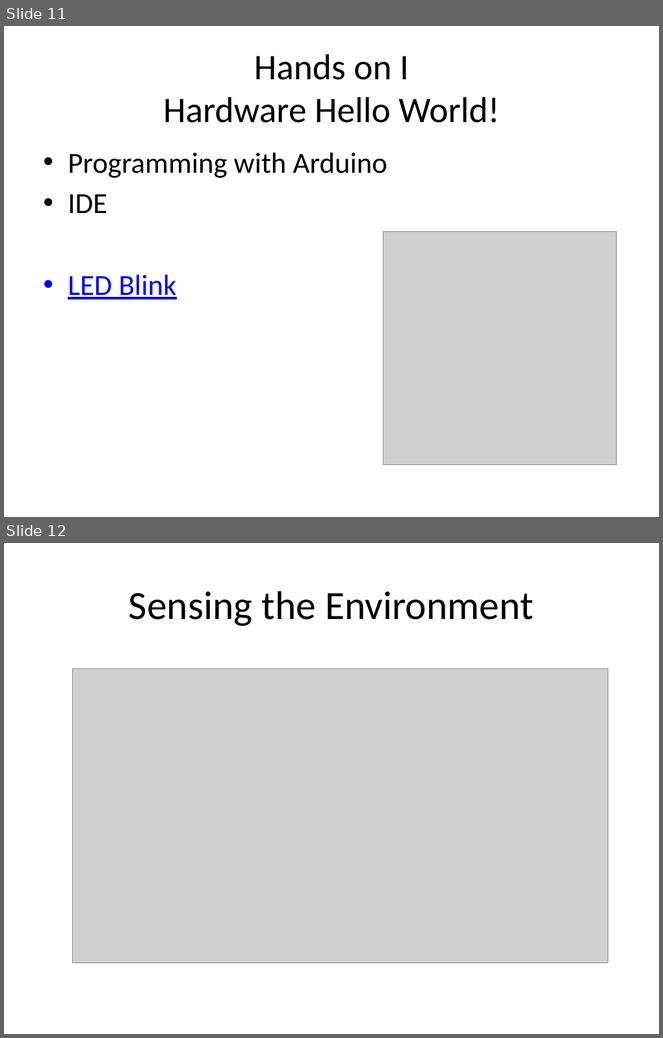
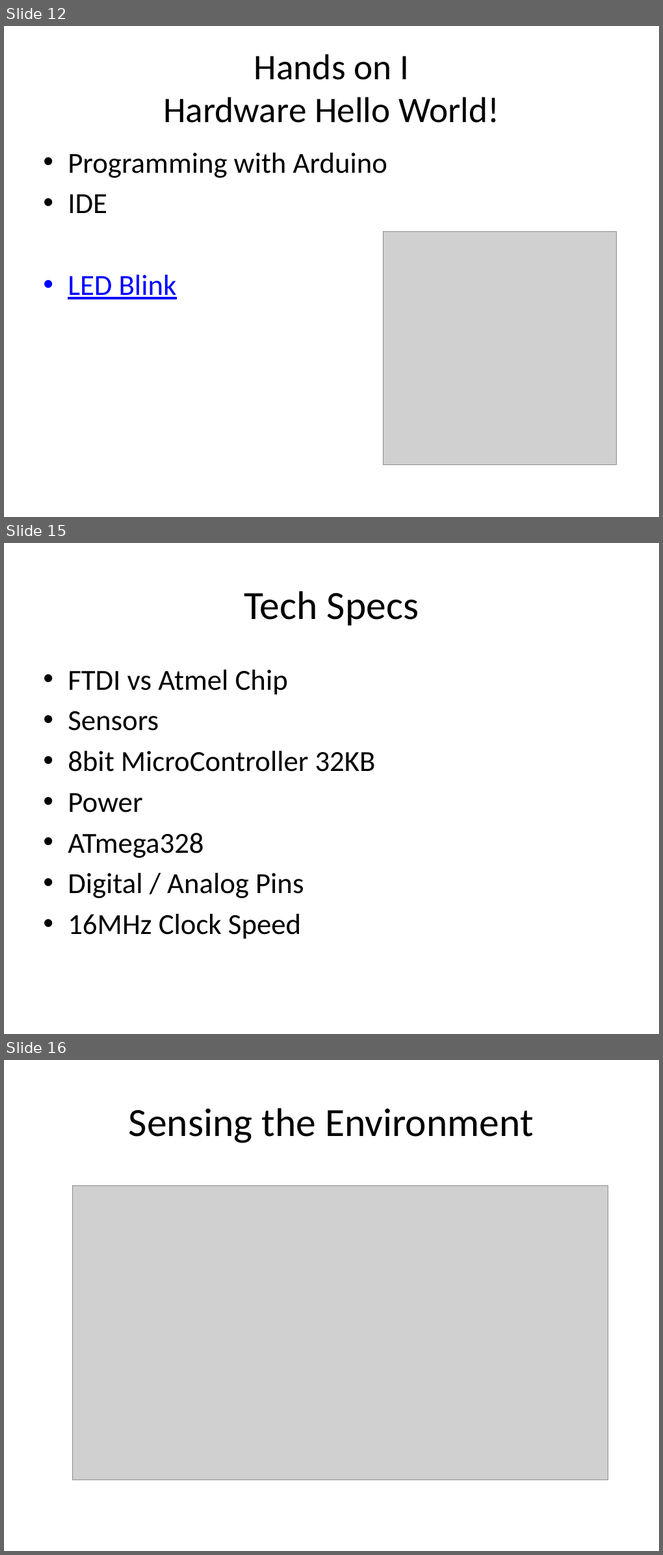
Before and after one commit to doothings/Arduino-101, a slide deck: Presentation.pptx. Shown one above the other, each under a label of ours: slides 11 and 12 before the commit, slides 12, 15 and 16 after it; the slides between them are not shown. The pictures are 663x1038 and 663x1555 pixels, drawn with LibreOffice and Linux fonts; fonts in the diff are those of the drawing; grey boxes stand for pictures. Boxes give left, top, right and bottom in pixels: in the first picture for what was removed or moved away, otherwise in the second. Text is boxed around its words. In the diff, an @@ line names an element or a change of style, - is before the commit and + after.

```diff
--- a/Presentation.pptx
+++ b/Presentation.pptx
@@ slide 15 added at [4, 543, 659, 1034], background #FFFFFF @@
@@ title added at [244, 591, 419, 626], 44 pt, text #000000 @@
+Tech Specs
@@ text added at [68, 670, 376, 939], 32 pt, text #000000 @@
+• FTDI vs Atmel Chip
+• Sensors
+• 8bit MicroController 32KB
+• Power
+• ATmega328
+• Digital / Analog Pins
+• 16MHz Clock Speed
@@ what was slide 11 is now slide 12 @@
@@ what was slide 12 is now slide 16 @@
```
Also in this commit, not shown: 3 other slides added, 1 other file.
